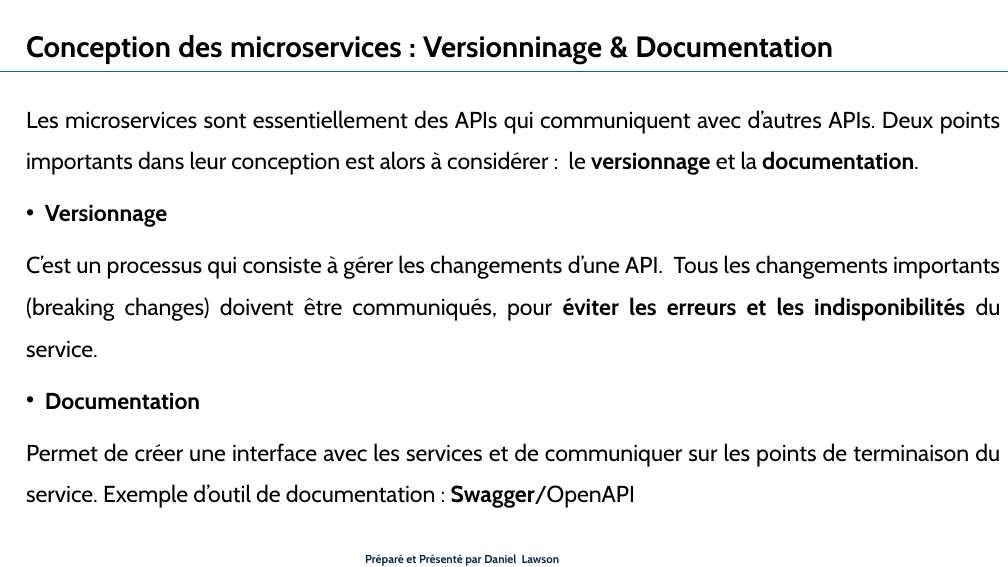
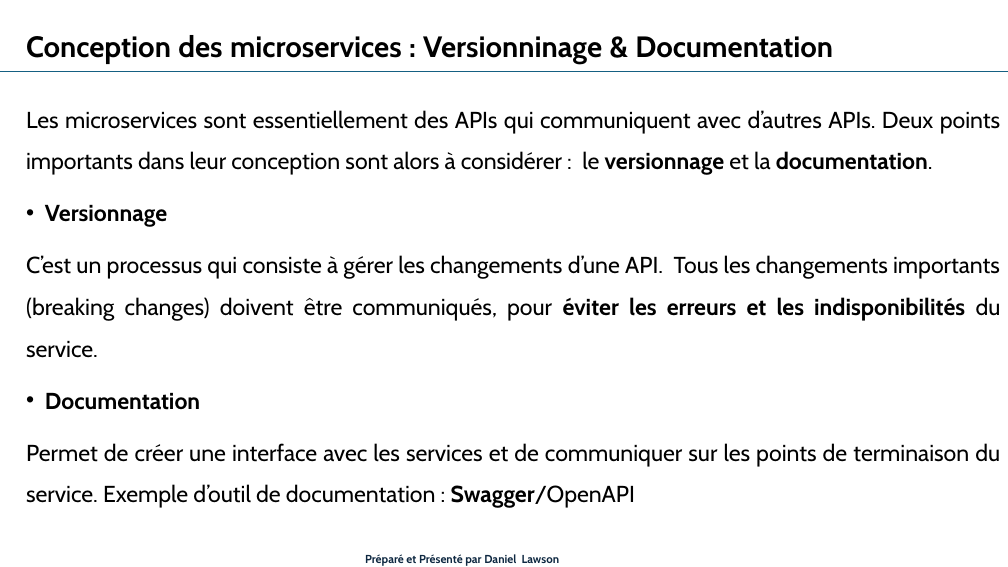
Before and after one commit to danylaws/microservices-course-efrei, a slide deck: slide 9 of Mod-2_Conception-des-microservices/Mod-2_Conception-des-microservices.pptx. Drawn at 1008x567 pixels with LibreOffice and Linux fonts; fonts in the diff are those of the drawing. Boxes give left, top, right and bottom in pixels: in the first picture for what was removed or moved away, otherwise in the second. Text is boxed around its words. In the diff, an @@ line names an element or a change of style, - is before the commit and + after.

```diff
--- a/Mod-2_Conception-des-microservices/Mod-2_Conception-des-microservices.pptx
+++ b/Mod-2_Conception-des-microservices/Mod-2_Conception-des-microservices.pptx
@@ text at [26, 110, 1000, 175]: text changed @@
-Les microservices sont essentiellement des APIs qui communiquent avec d’autres APIs. Deux points importants dans leur conception est alors à considérer : le versionnage et la documentation.
+Les microservices sont essentiellement des APIs qui communiquent avec d’autres APIs. Deux points importants dans leur conception sont alors à considérer : le versionnage et la documentation.
```
Also in this commit, not shown: 1 other slide changed, 8 slides added, 1 slide removed, 3 other files.
